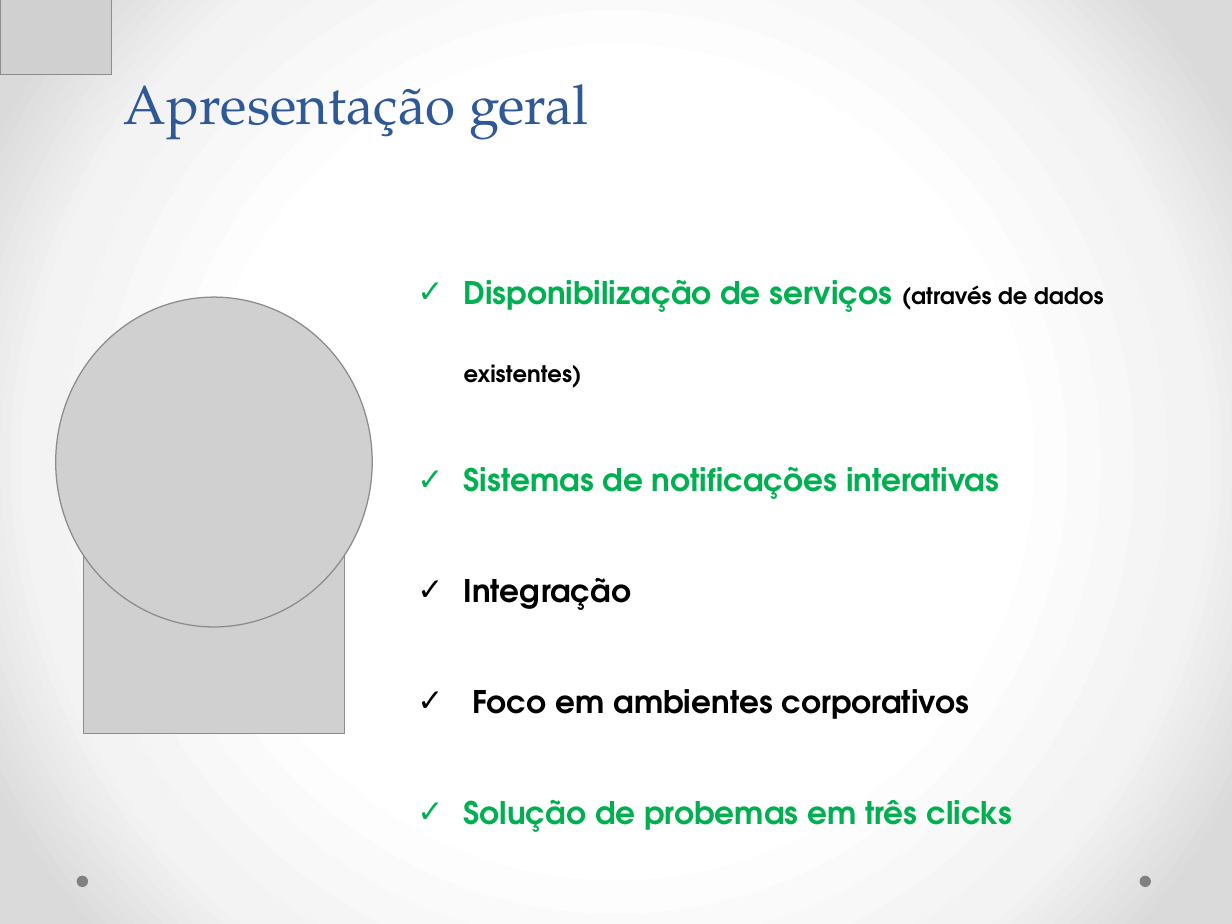
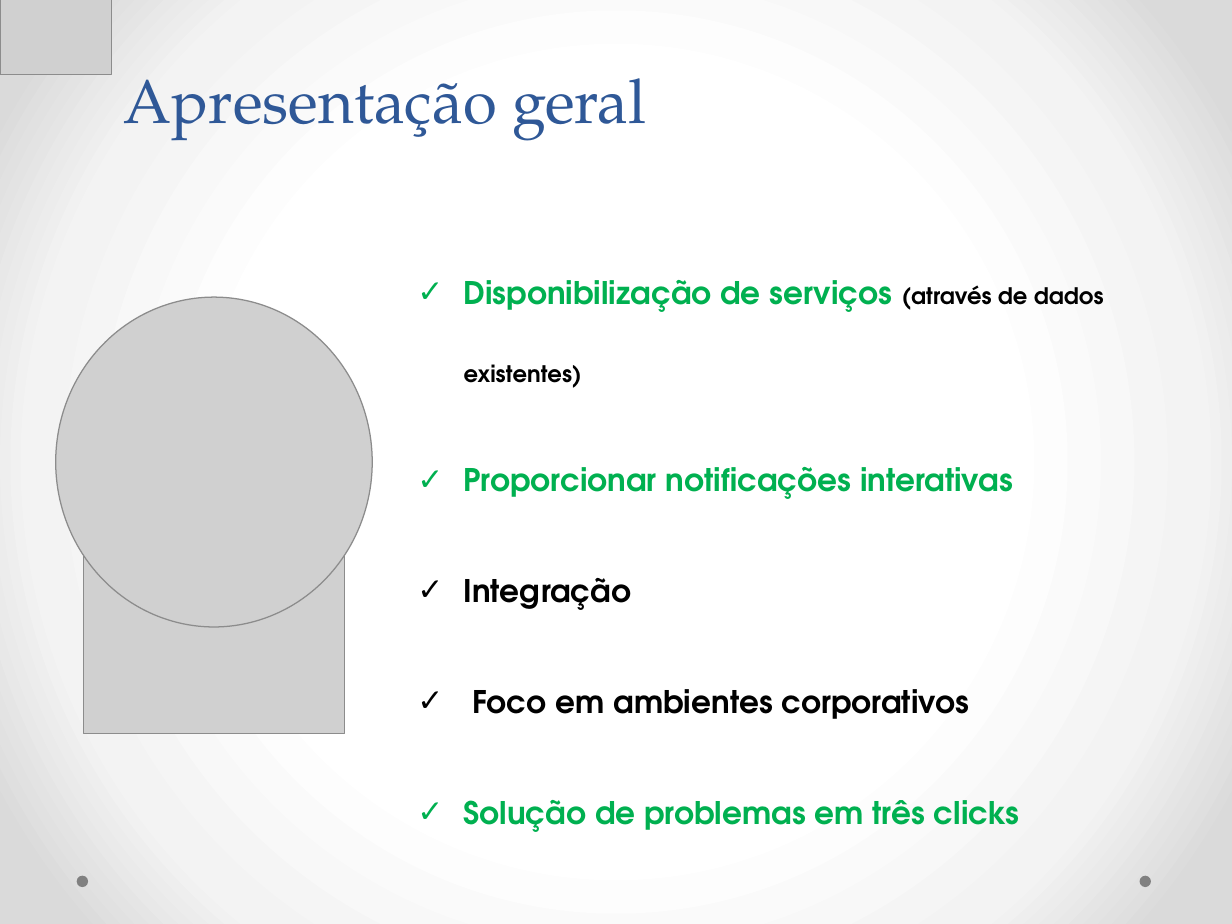
Before and after one commit to Neimarmg/TCC, a slide deck: slide 4 of Documentação final do projeto/Ppt-Final.pptx. Drawn at 1232x924 pixels with LibreOffice and Linux fonts; fonts in the diff are those of the drawing; grey boxes stand for pictures. Boxes give left, top, right and bottom in pixels: in the first picture for what was removed or moved away, otherwise in the second. Text is boxed around its words. In the diff, an @@ line names an element or a change of style, - is before the commit and + after.

```diff
--- a/Documentação final do projeto/Ppt-Final.pptx
+++ b/Documentação final do projeto/Ppt-Final.pptx
@@ title "Apresentação geral" at bbox=[124, 78, 647, 141]: size 32 to 36 pt @@
@@ text at bbox=[464, 467, 1013, 499]: text changed @@
-✓ Sistemas de notificações interativas
+✓ Proporcionar notificações interativas
@@ text at bbox=[464, 800, 1020, 832]: text changed @@
-✓ Solução de probemas em três clicks
+✓ Solução de problemas em três clicks
```
Also in this commit, not shown: 8 other slides changed.
